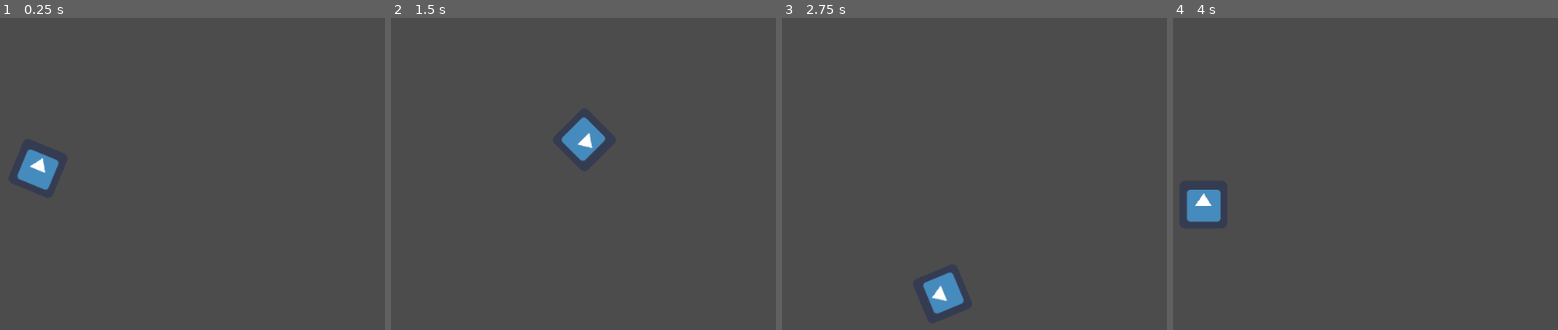
Above: before the commit, frames 1-4 (left to right).
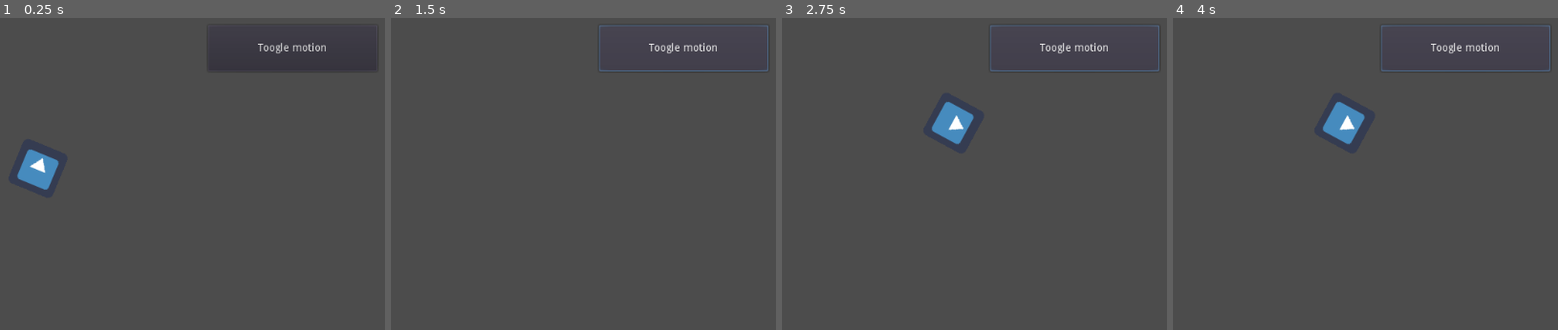
Above: after the commit, the same moments.

Repository: gakawarstone/godot-games
Game: Godot game, scene res://Main.tscn
The game is run twice, just before and just after one commit, with the same random seed, the same clock (stepped at 60 frames per second) and the same inputs. Before the commit the project starts from res://Sprite.tscn. The engine's default icon, where the game draws it, is replaced by a stand-in: a white triangle on a blue panel in a dark square.
Inputs (mouse positions are in pixels of both pictures, inside the frame that each line leads up to):
- Up to frame 1 (0.25 s): no input
- Up to frame 2 (1.5 s): click (683, 49) at 0.5 s, where only the run after the commit has a clickable "Toogle motion"; click (683, 49) at 1.25 s, where only the run after the commit has a clickable "Toogle motion"
- Up to frame 3 (2.75 s): click (1074, 49) at 2 s, where only the run after the commit has a clickable "Toogle motion"
- Up to frame 4 (4 s): no input

The runs differ from the first frame. In frame 1, 0.3% of the frame differs, in the area x 56-96%, y 7-17%; in frame 2, 1.5%; in frame 3, 2.4%, in the area x 36-99%, y 2-95%; in frame 4, 2.4%.

Commit message:
feat: scripting tutorial

Diff:
--- /dev/null
+++ b/scripting/Main.tscn
@@ -0,0 +1,16 @@
+[gd_scene load_steps=2 format=2]
+
+[ext_resource path="res://Sprite.tscn" type="PackedScene" id=1]
+
+[node name="Node2D" type="Node2D"]
+
+[node name="Sprite" parent="." instance=ExtResource( 1 )]
+
+[node name="Button" type="Button" parent="."]
+margin_left = 742.0
+margin_top = 52.0
+margin_right = 969.0
+margin_bottom = 114.0
+text = "Toogle motion"
+
+[connection signal="pressed" from="Button" to="Sprite" method="_on_Button_pressed"]
--- a/scripting/Sprite.gd
+++ b/scripting/Sprite.gd
@@ -3,7 +3,19 @@
 var speed = 200
 var angular_speed = PI/2
 
+func _ready():
+	var timer = get_node('Timer')
+	print(timer)
+	timer.connect("timeout", self, "_on_Timer_timeout")
+	print('dd')
+
 func _process(delta):
 	rotation += angular_speed * delta
 	var velocity = Vector2.UP.rotated(rotation) * speed
 	position += velocity * delta
+
+func _on_Button_pressed():
+	set_process(not is_processing())
+
+func _on_Timer_timeout():
+	visible = not visible
--- a/scripting/Sprite.tscn
+++ b/scripting/Sprite.tscn
@@ -7,3 +7,6 @@
 position = Vector2( 504, 293 )
 texture = ExtResource( 1 )
 script = ExtResource( 2 )
+
+[node name="Timer" type="Timer" parent="."]
+autostart = true
--- a/scripting/project.godot
+++ b/scripting/project.godot
@@ -11,7 +11,7 @@
 [application]
 
 config/name="Scripting"
-run/main_scene="res://Sprite.tscn"
+run/main_scene="res://Main.tscn"
 config/icon="res://icon.png"
 
 [gui]
